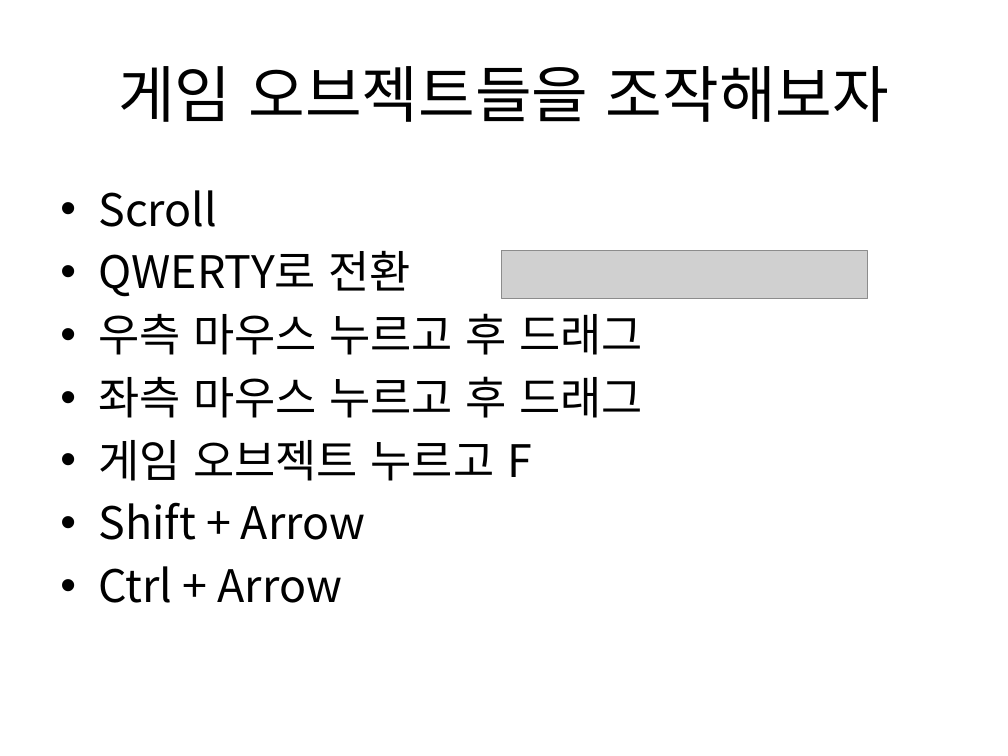
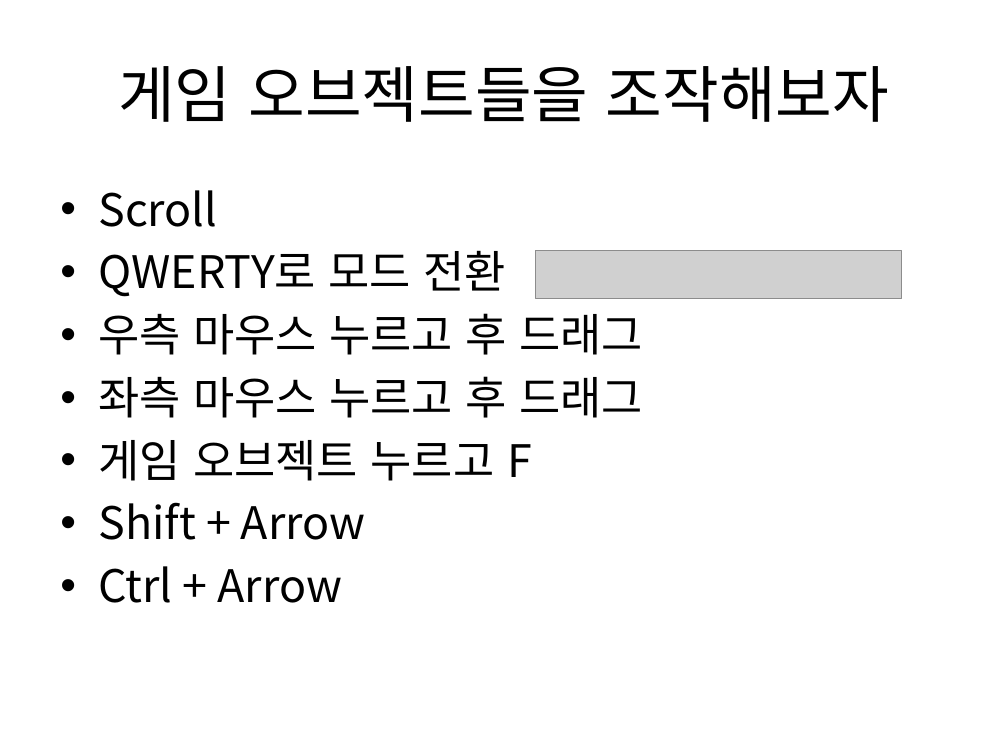
Before and after one commit to IamGroooooot/cien-unity-2019, a slide deck: slide 21 of 1주차.pptx (slide 18 before the commit). Drawn at 1008x756 pixels with LibreOffice and Linux fonts; fonts in the diff are those of the drawing; grey boxes stand for pictures. Boxes give left, top, right and bottom in pixels: in the first picture for what was removed or moved away, otherwise in the second. Text is boxed around its words. In the diff, an @@ line names an element or a change of style, - is before the commit and + after.

```diff
--- a/1주차.pptx
+++ b/1주차.pptx
@@ text at [98, 250, 506, 297]: text changed @@
-• QWERTY로 전환
+• QWERTY로 모드 전환
@@ picture: place and size @@
-picture at [502, 251, 868, 298]
+picture at [535, 251, 901, 298]
```
Also in this commit, not shown: 8 other slides changed, 20 slides added, 1 slide removed.
